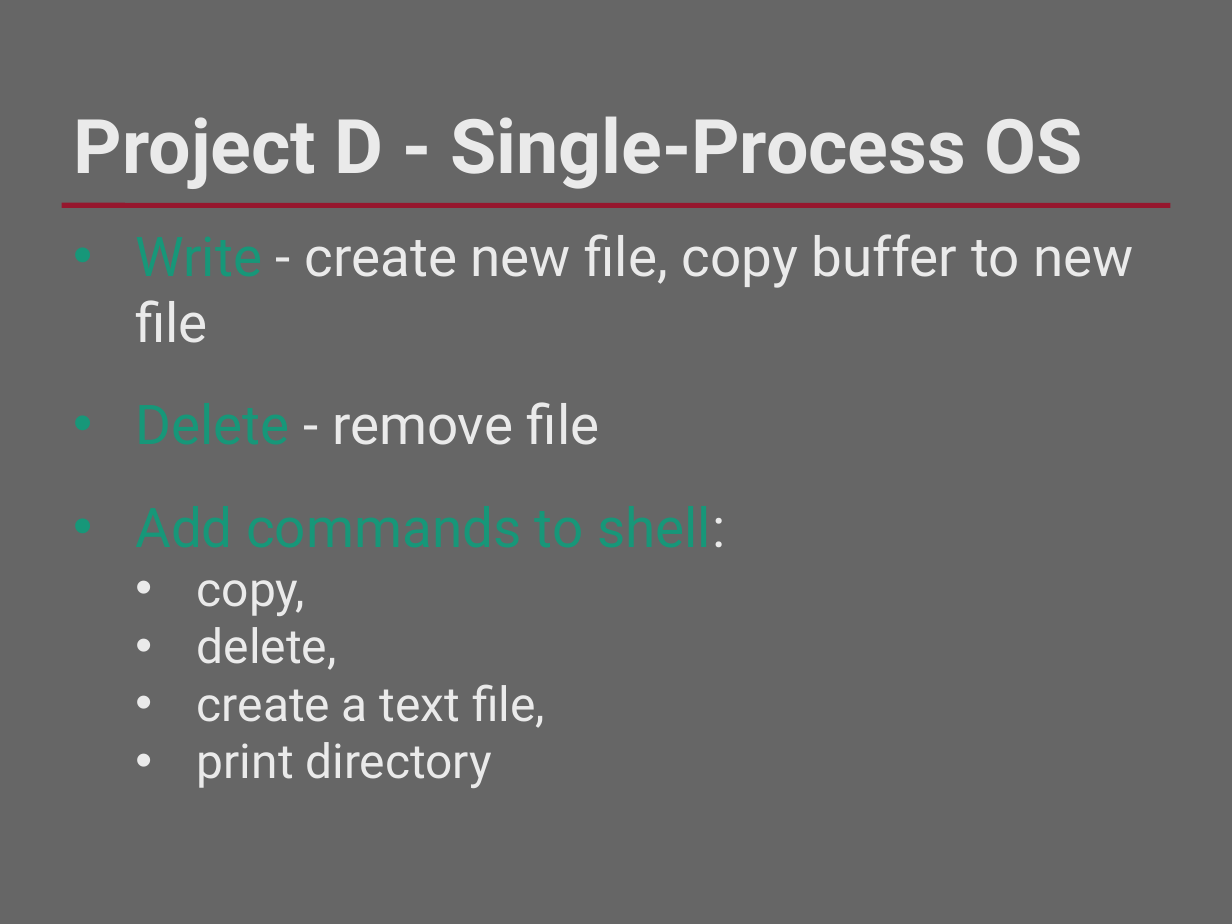
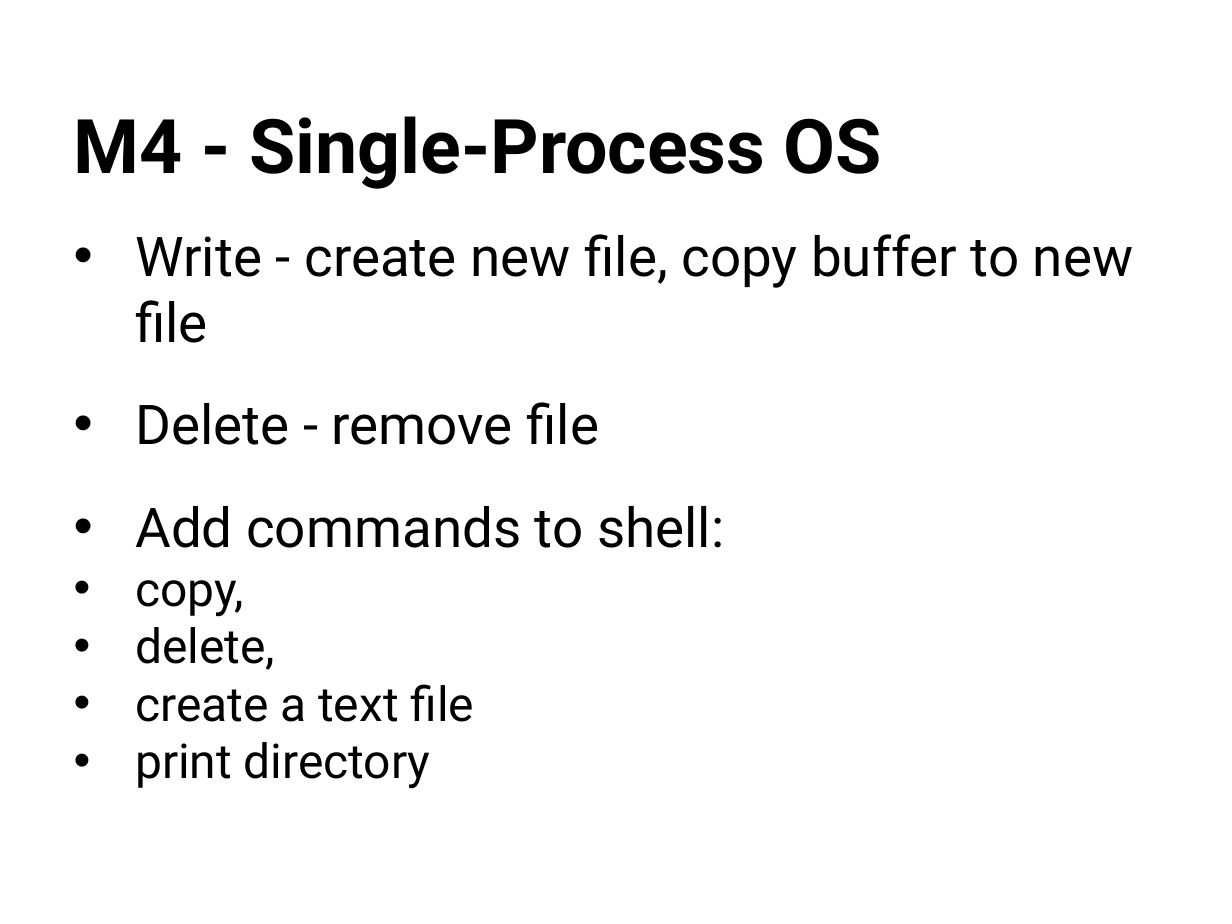
Before and after one commit to RHIT-CSSE/csse332, a slide deck: slide 15 of ClassMaterials/ProjectKickoff/ProjectKickoff.pptx (slide 16 before the commit). Drawn at 1232x924 pixels with LibreOffice and Linux fonts; fonts in the diff are those of the drawing; background and template pictures are left out. Boxes give left, top, right and bottom in pixels: in the first picture for what was removed or moved away, otherwise in the second. Text is boxed around its words. In the diff, an @@ line names an element or a change of style, - is before the commit and + after.

```diff
--- a/ClassMaterials/ProjectKickoff/ProjectKickoff.pptx
+++ b/ClassMaterials/ProjectKickoff/ProjectKickoff.pptx
@@ background #666666 to #FFFFFF @@
@@ text at <box>74,116,882,189</box>: text changed; text colour #EAEAEA to #000000 @@
-Project D - Single-Process OS
+M4 - Single-Process OS
@@ line removed from (62, 206) to (1170, 206) @@
@@ text at <box>135,234,1133,789</box>: text colour #179779 to #000000 in "Write", "Delete", "Add commands to shell:"; text colour #EAEAEA to #000000 in "- create new file, copy buffer to ...", "- remove file", "shell:", "copy," and 2 more places; indent changed @@
@@ text at <box>135,684,475,722</box>: text changed; text colour #EAEAEA to #000000 @@
-  • create a text file,
+  • create a text file
```
Also in this commit, not shown: 13 other slides changed, 2 slides added, 4 slides removed, 1 other file.
